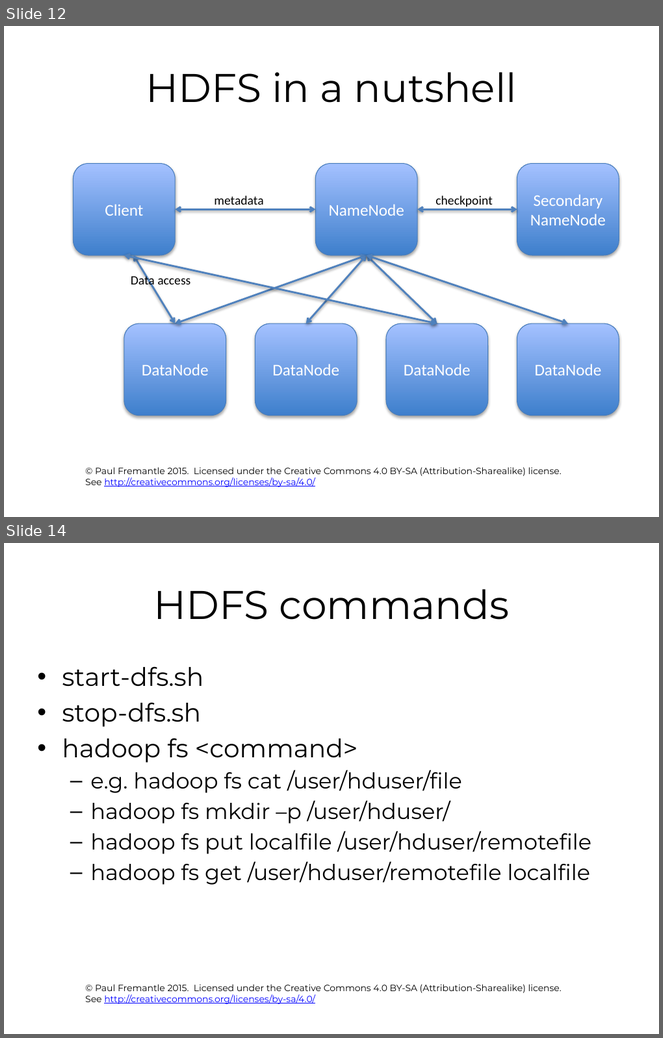
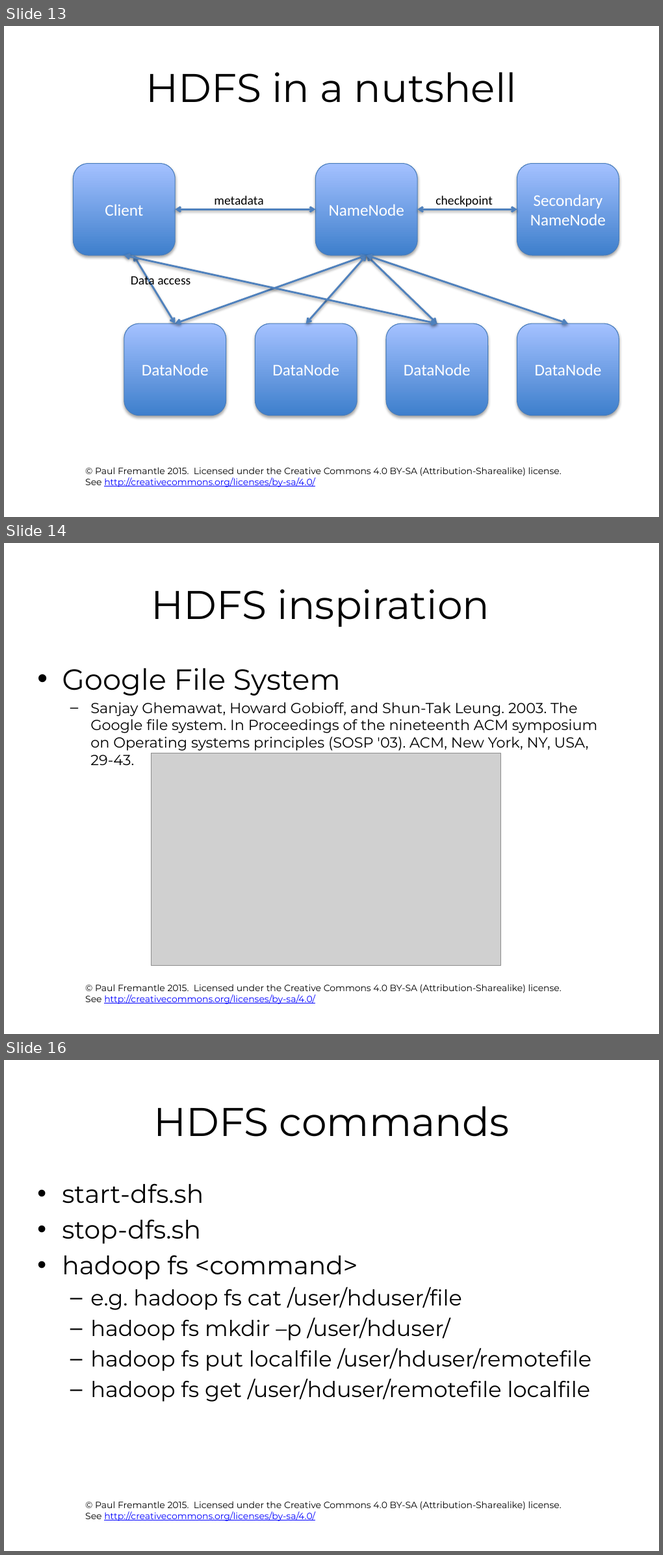
Before and after one commit to pzfreo/ox-clo, a slide deck: pres-source/05-hadoop.pptx. Shown one above the other, each under a label of ours: slides 12 and 14 before the commit, slides 13, 14 and 16 after it; the slides between them are not shown. The pictures are 663x1038 and 663x1555 pixels, drawn with LibreOffice and Linux fonts; fonts in the diff are those of the drawing; grey boxes stand for pictures; background and template pictures are left out. Boxes give left, top, right and bottom in pixels: in the first picture for what was removed or moved away, otherwise in the second. Text is boxed around its words. In the diff, an @@ line names an element or a change of style, - is before the commit and + after.

```diff
--- a/pres-source/05-hadoop.pptx
+++ b/pres-source/05-hadoop.pptx
@@ slide 14 added at (x1=4, y1=543, x2=659, y2=1034), background #FFFFFF; not listed: 1 template element that a slide beside it also shows @@
@@ title added at (x1=152, y1=589, x2=490, y2=627), 44 pt, text #000000 @@
+HDFS inspiration
@@ text added at (x1=62, y1=668, x2=597, y2=765), 16 pt, text #000000 @@
+• Google File System
+  – Sanjay Ghemawat, Howard Gobioff, and Shun-Tak Leung. 2003. The Google file system. In Proceedings of the nineteenth ACM symposium on Operating systems principles (SOSP '03). ACM, New York, NY, USA, 29-43.
@@ picture added at (x1=152, y1=754, x2=501, y2=965) @@
@@ what was slide 12 is now slide 13 @@
@@ what was slide 14 is now slide 16 @@
```
Also in this commit, not shown: 8 slides changed, 6 other slides added, 1 slide removed.
